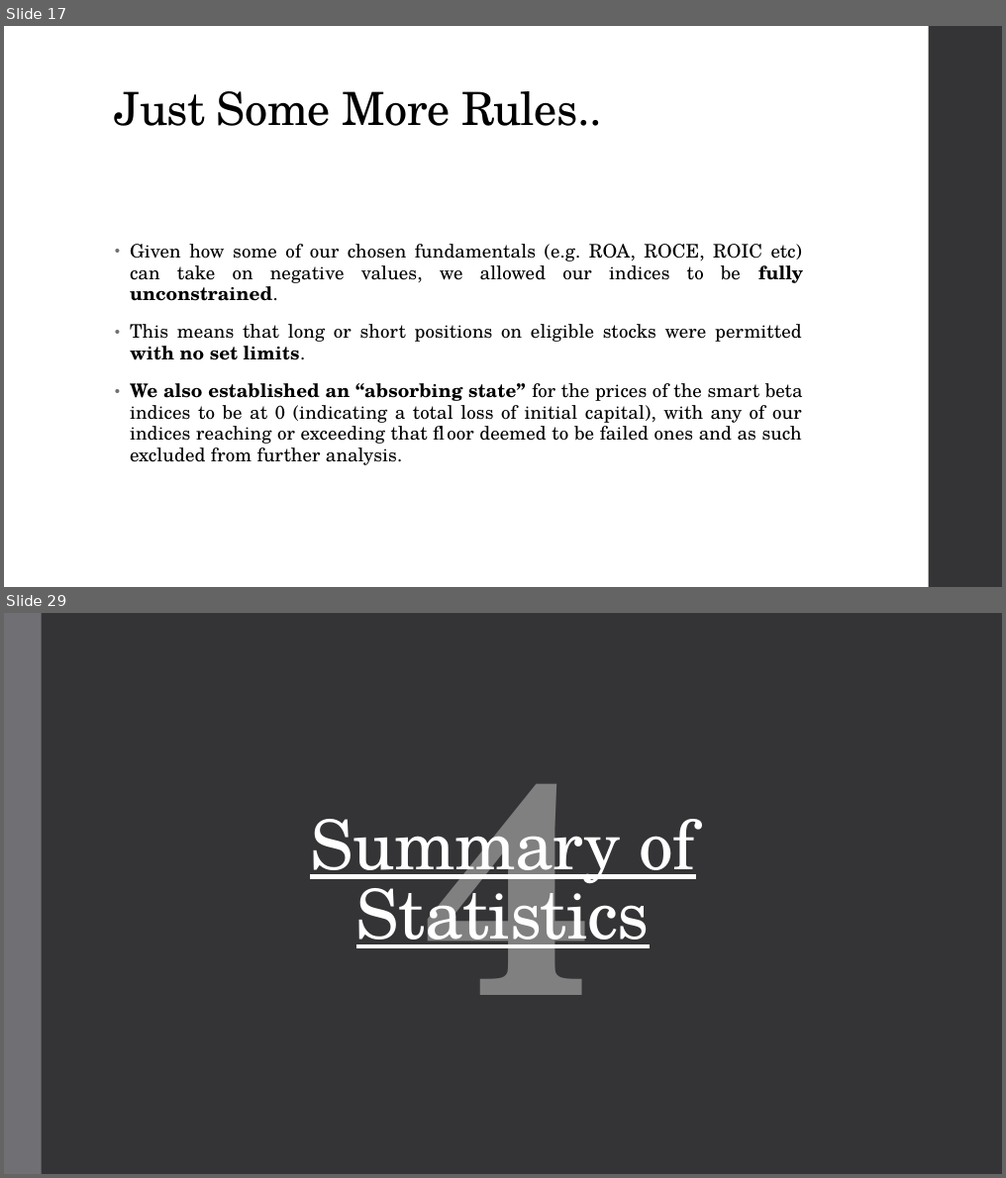
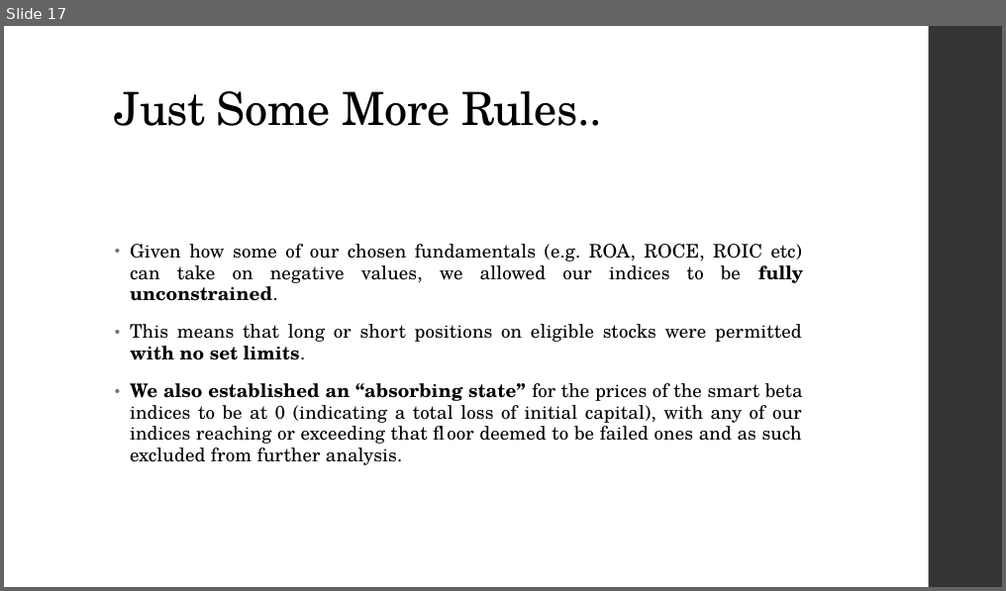
Before and after one commit to fuzzylove87/QF604-Econometrics, a slide deck: QF604 Econometrics Final v1.0.pptx. Shown one above the other, each under a label of ours: slides 17 and 29 before the commit, slide 17 after it; the slides between them are not shown. The pictures are 1006x1178 and 1006x591 pixels, drawn with LibreOffice and Linux fonts; fonts in the diff are those of the drawing. Boxes give left, top, right and bottom in pixels: in the first picture for what was removed or moved away, otherwise in the second. Text is boxed around its words. In the diff, an @@ line names an element or a change of style, - is before the commit and + after.

```diff
--- a/QF604 Econometrics Final v1.0.pptx
+++ b/QF604 Econometrics Final v1.0.pptx
@@ slide 29 removed at (4, 613, 1002, 1174), background #353537 @@
@@ rectangle removed at (4, 613, 42, 1174) @@
@@ text removed at (423, 784, 594, 995) @@
-4
@@ title removed at (310, 802, 695, 959) @@
-Summary of
-Statistics
```
Also in this commit, not shown: 2 slides changed, 8 slides added, 26 other slides removed.
